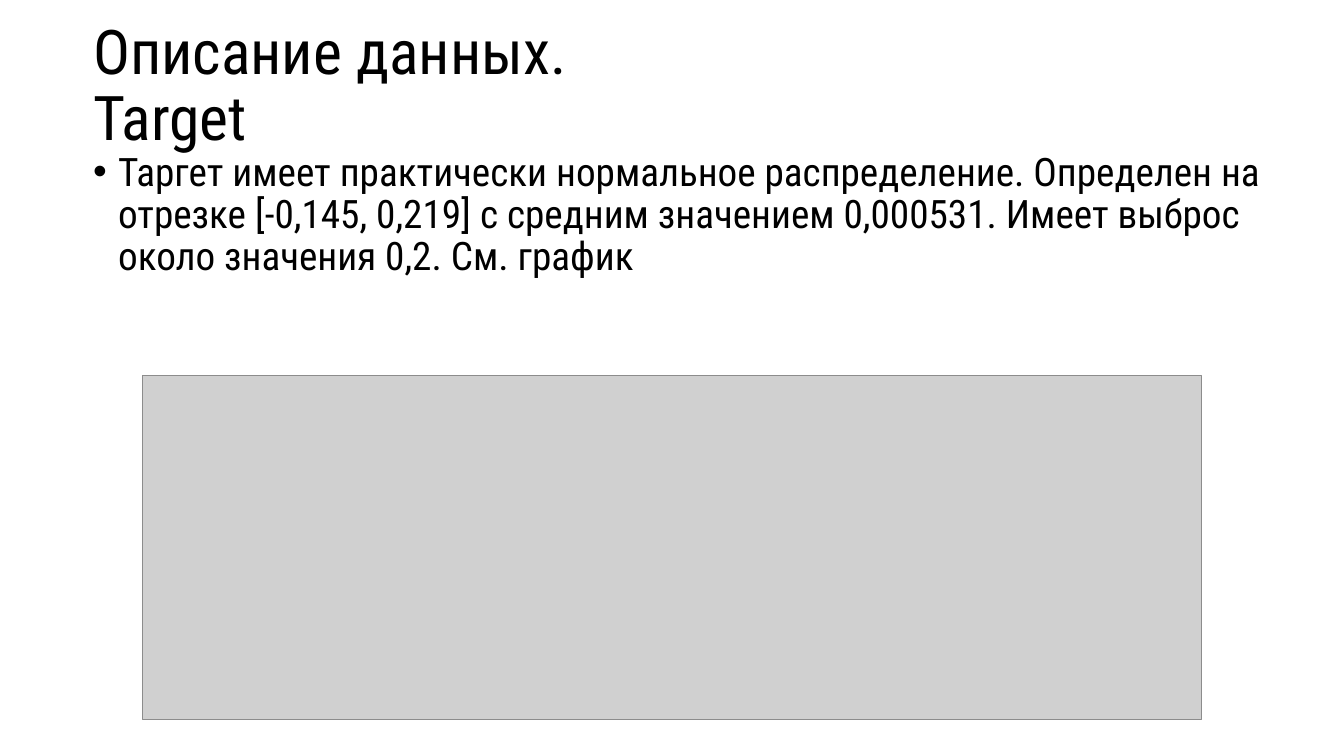
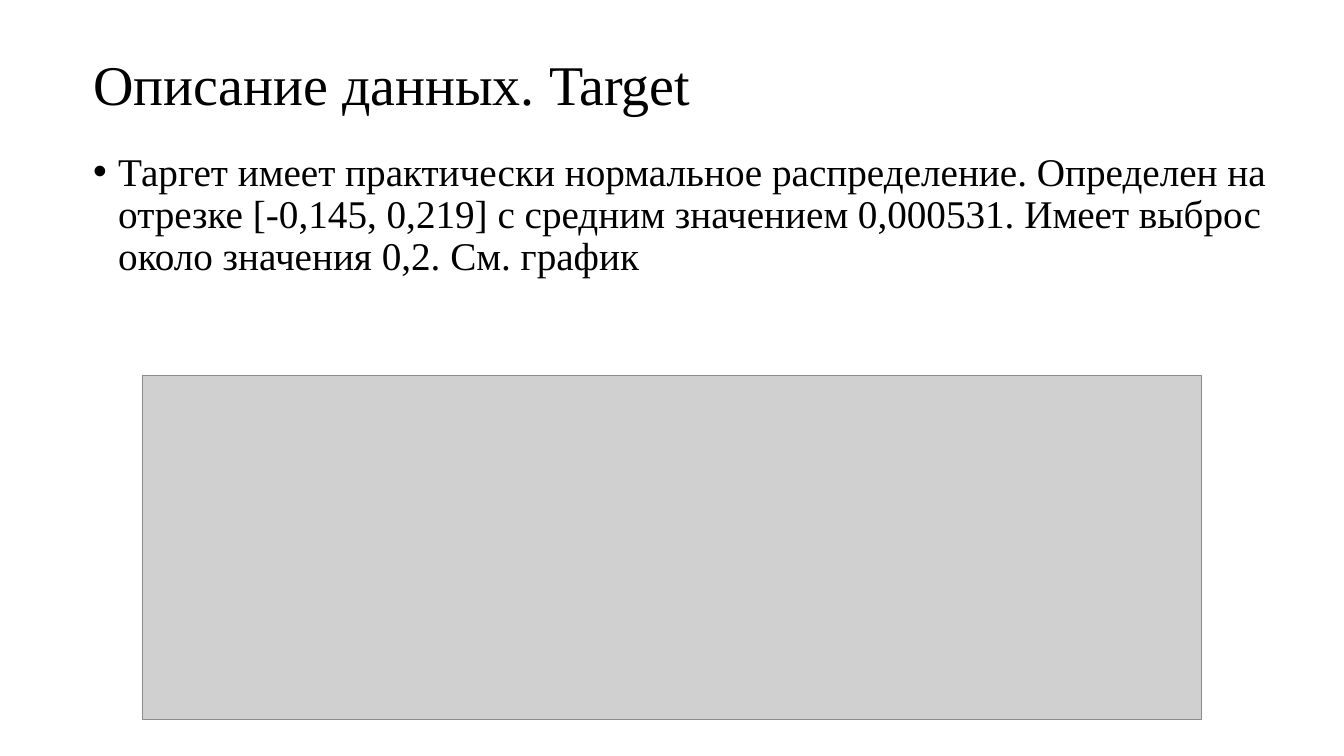
Before and after one commit to ElenaDoroshenko97/itog_project_ds16, a slide deck: slide 4 of Определение популярности геолокации для размещения банкомата Росбанка и его партнеров.pptx. Drawn at 1344x756 pixels with LibreOffice and Linux fonts; fonts in the diff are those of the drawing; grey boxes stand for pictures. Boxes give left, top, right and bottom in pixels: in the first picture for what was removed or moved away, otherwise in the second. Text is boxed around its words. In the diff, an @@ line names an element or a change of style, - is before the commit and + after.

```diff
--- a/Определение популярности геолокации для размещения банкомата Росбанка и его партнеров.pptx
+++ b/Определение популярности геолокации для размещения банкомата Росбанка и его партнеров.pptx
@@ title "Описание данных. Target" at <box>93,68,690,116</box>: size 44 to 40 pt, font Roboto Condensed to Times New Roman @@
@@ text "Таргет имеет практически нормальное распределение. ..." at <box>118,160,1265,278</box>: font Roboto Condensed to Times New Roman @@
```
Also in this commit, not shown: 7 other slides changed, 2 slides added, 1 slide removed.
